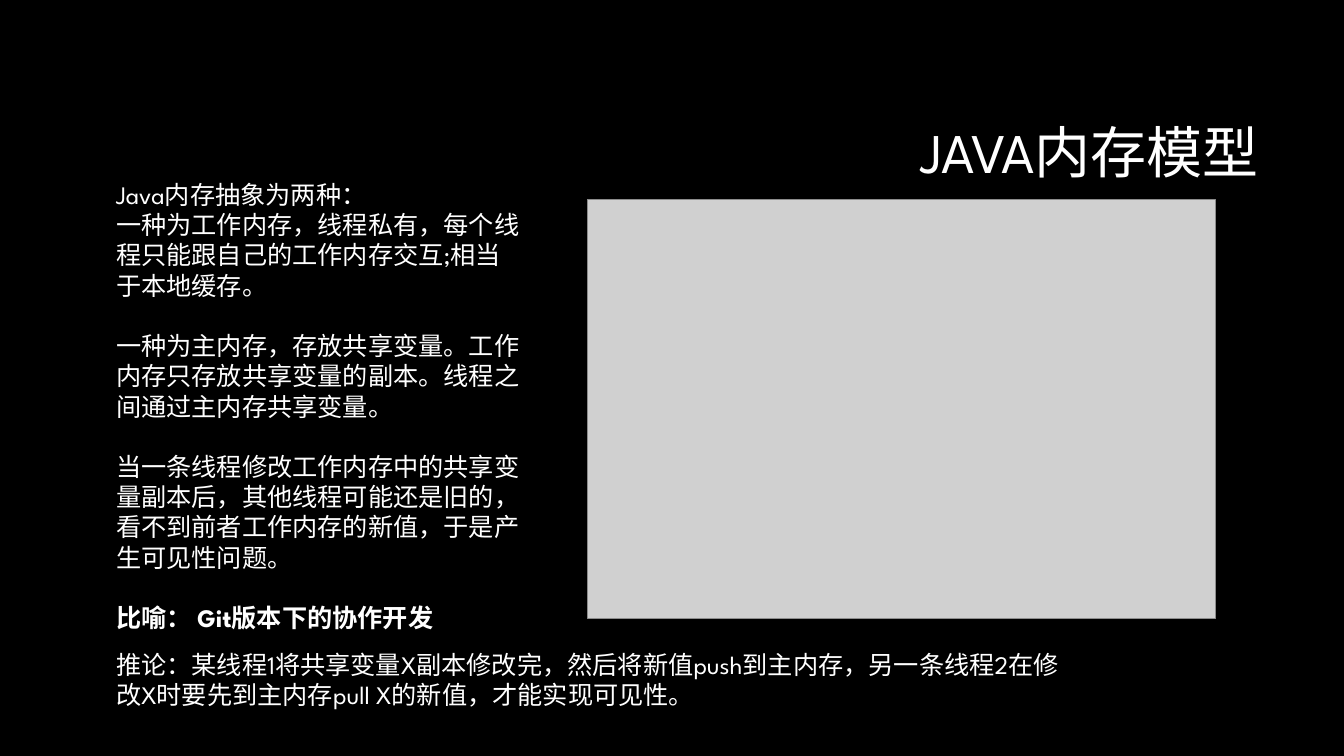
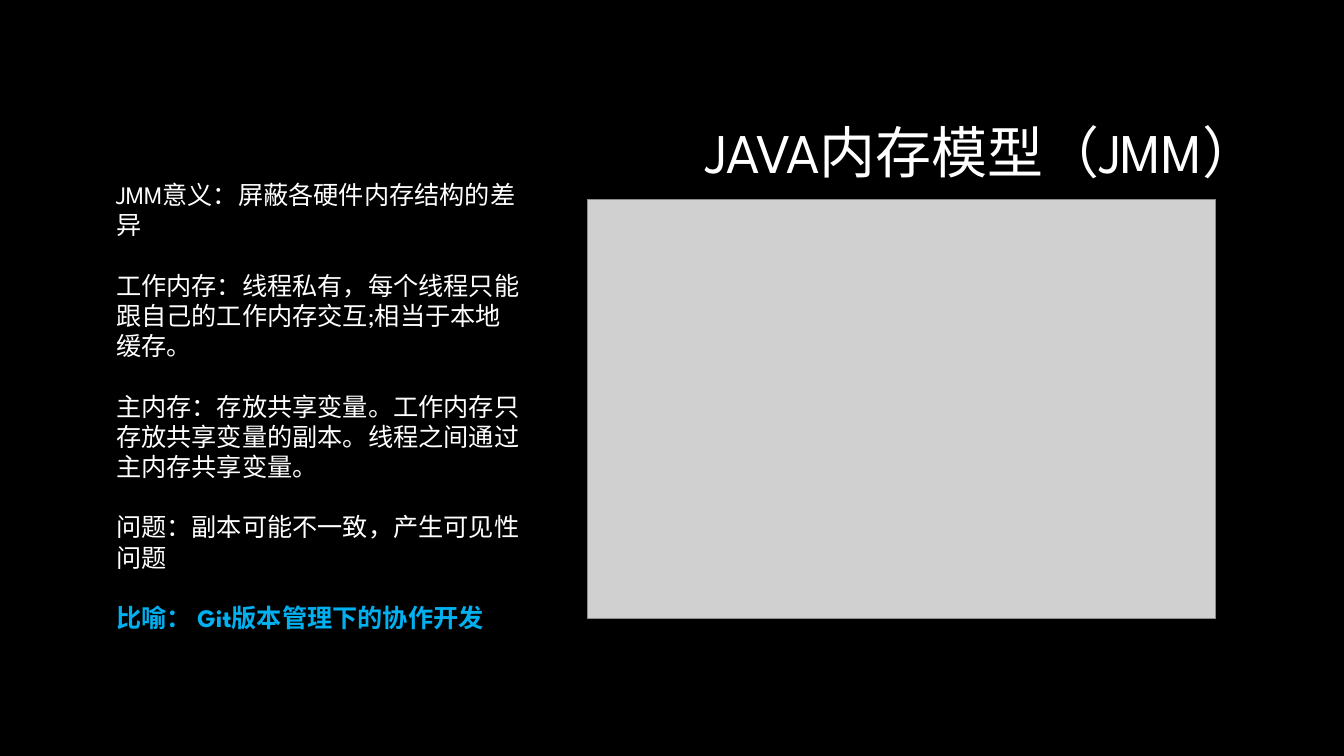
Before and after one commit to GerogeLeon/multithread_demo, a slide deck: slide 18 of JAVA并发编程.pptx (slide 14 before the commit). Drawn at 1344x756 pixels with LibreOffice and Linux fonts; fonts in the diff are those of the drawing; grey boxes stand for pictures; background and template pictures are left out. Boxes give left, top, right and bottom in pixels: in the first picture for what was removed or moved away, otherwise in the second. Text is boxed around its words. In the diff, an @@ line names an element or a change of style, - is before the commit and + after.

```diff
--- a/JAVA并发编程.pptx
+++ b/JAVA并发编程.pptx
@@ title at [705, 125, 1258, 178]: text changed @@
-JAVA内存模型
+JAVA内存模型（JMM）
@@ text at [116, 182, 519, 630]: text changed @@
-Java内存抽象为两种：
-一种为工作内存，线程私有，每个线程只能跟自己的工作内存交互;相当于本地缓存。
-一种为主内存，存放共享变量。工作内存只存放共享变量的副本。线程之间通过主内存共享变量。
-当一条线程修改工作内存中的共享变量副本后，其他线程可能还是旧的，看不到前者工作内存的新值，于是产生可见性问题。
-比喻： Git版本下的协作开发
+JMM意义：屏蔽各硬件内存结构的差异
+工作内存：线程私有，每个线程只能跟自己的工作内存交互;相当于本地缓存。
+主内存：存放共享变量。工作内存只存放共享变量的副本。线程之间通过主内存共享变量。
+问题：副本可能不一致，产生可见性问题
+比喻： Git版本管理下的协作开发
@@ text removed at [116, 652, 1059, 707] @@
-推论：某线程1将共享变量X副本修改完，然后将新值push到主内存，另一条线程2在修改X时要先到主内存pull X的新值，才能实现可见性。
```
Also in this commit, not shown: 6 other slides changed, 5 slides added, 4 other files.
